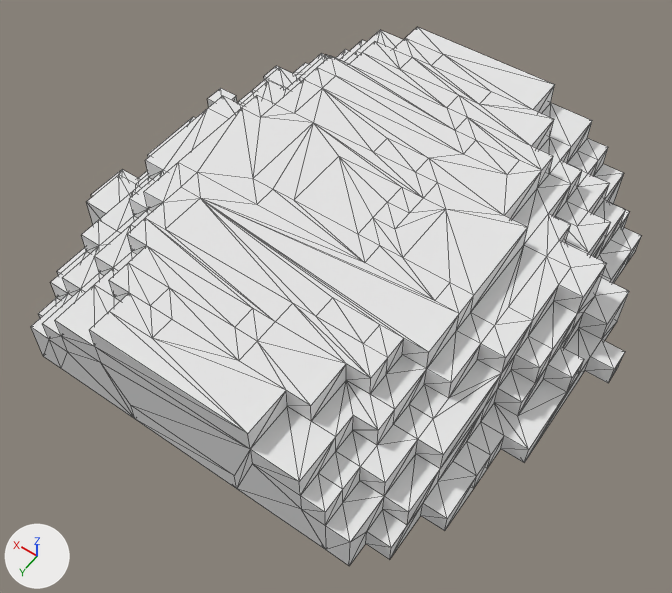
A saved change to the OBJ model Assets/Arte/Dirt/Dirt_Pitoshape/Dirt_Pitoshape.obj.
One viewpoint serves both versions: a 50 mm camera at (-1.49, 2.24, 3.1) aimed at (-0.12, 0.33, 0.1). Every picture has the same lights, and +X, +Y and +Z are marked at lower left. Mesh edges are drawn as thin lines. Where no turn or scale is listed for an object, it has been applied to the vertices. Vertices at the same position are counted once.

Before the edit, the objects in view are built like this:
```python
me_untitled = bpy.data.meshes.new('Untitled')
me_untitled.from_pydata(...)  # 507 vertices, 1006 faces; spans x -1.2..1.1, y -0.9..1.2, z 0.0..0.5
me_untitled.materials.append(mat_palette)  # white #e7e7e7
ob_untitled = bpy.data.objects.new('Untitled', me_untitled)
ob_untitled.location = (0.0, 0.0, 0.0)
```
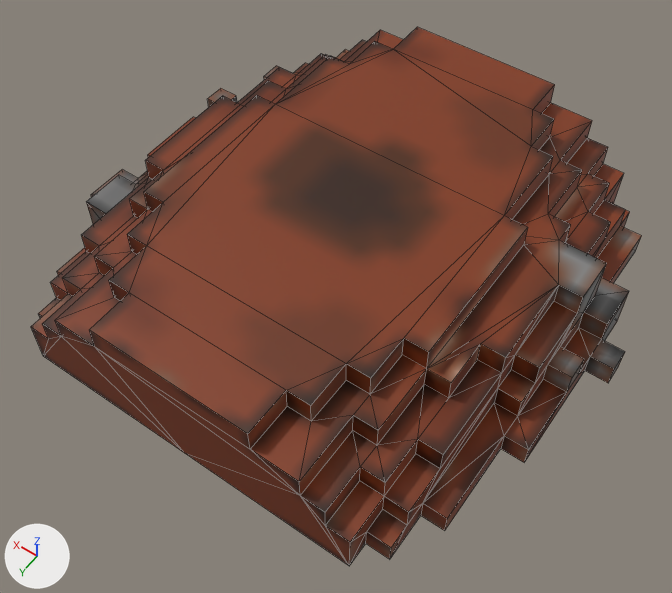
The newer file is also turned or shifted as a whole; pictures and numbers use the older file's frame.

Location of each change, (x1, y1, x2, y2) in pixels of the pictures (672 x 593 px):
part 1 of me_untitled, cut back
    before: (44, 27, 641, 565)
    after: (44, 336, 348, 565)
part 2 of me_untitled, recoloured (white to brown)
    both: (31, 54, 628, 566)

Patch to the scene script:
```diff
--- a/Assets/Arte/Dirt/Dirt_Pitoshape/Dirt_Pitoshape.obj.py
+++ b/Assets/Arte/Dirt/Dirt_Pitoshape/Dirt_Pitoshape.obj.py
@@ img_dirt_pitoshape_texture_png @@
+img_dirt_pitoshape_texture_png = load_image('Dirt_Pitoshape_texture.png', 'Dirt_Pitoshape_texture.png', 35, 35, 'sRGB')
@@ mat_material_002 @@
+mat_material_002 = principled_material('Material.002')
+mat_material_002.texture = img_dirt_pitoshape_texture_png
@@ me_untitled @@
 # used by ob_untitled; location = (0.0, 0.0, 0.0)
-me_untitled.from_pydata(...)  # 507 vertices, 1006 faces; spans x -1.2..1.1, y -0.9..1.2, z 0.0..0.5
+me_untitled.from_pydata(...)  # 290 vertices, 344 faces; spans x -1.2..1.1, y -0.9..1.2, z 0.0..0.5
+# me_untitled part 1: 218 vertices removed from x -1.0..1.0, y -0.9..1.2, z 0.0..0.5; 1 vertex added at x -0.05, y 1.2, z 0.0
+# me_untitled part 2: 43 faces spanning x -1.1..1.0, y -0.9..1.2, z 0.0..0.4 switch from mat_palette (white #e7e7e7) to mat_material_002 (picture img_dirt_pitoshape_texture_png)
```
